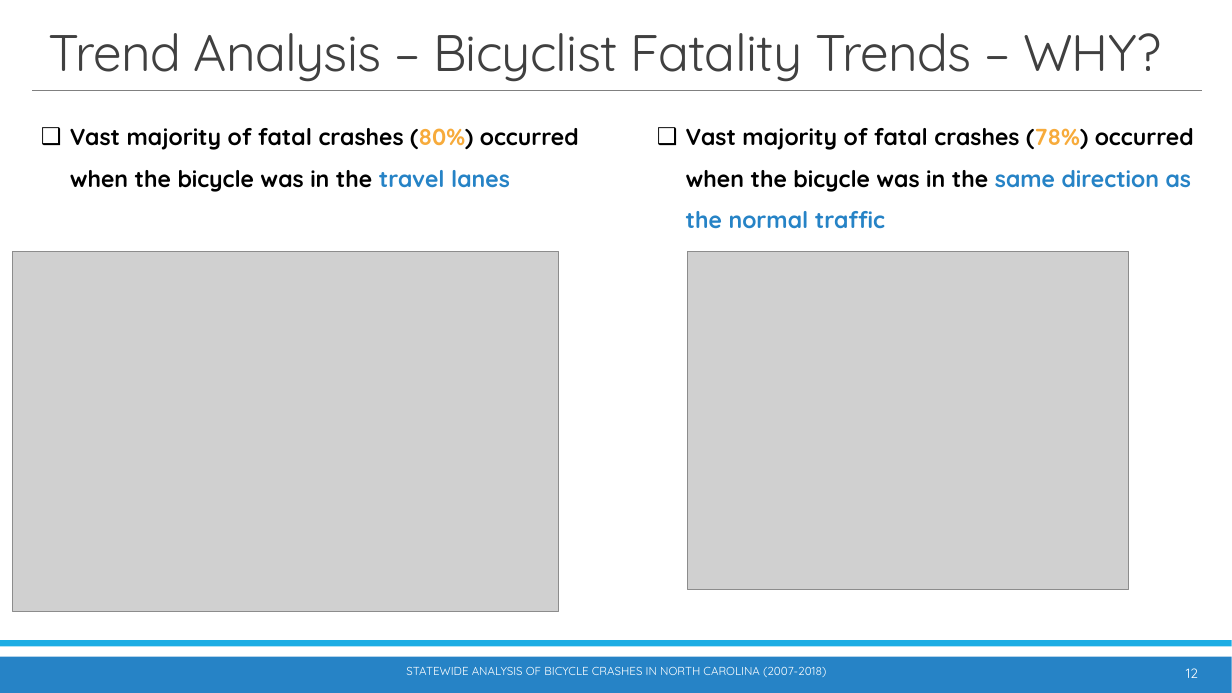
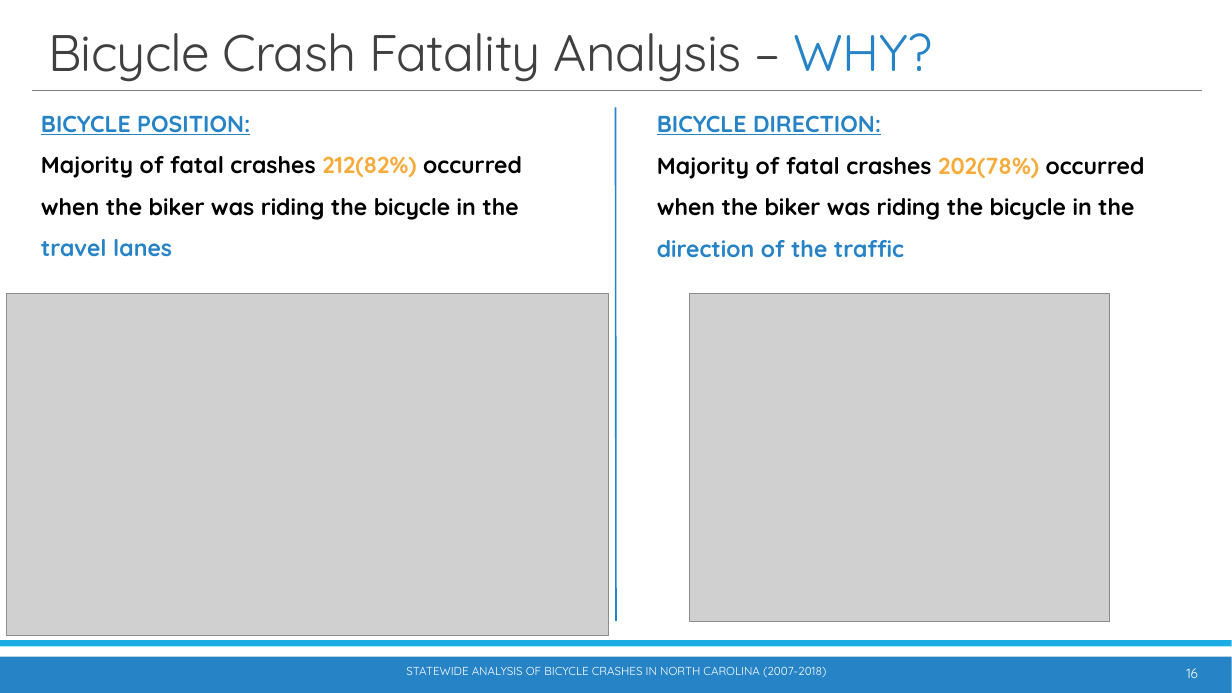
Before and after one commit to waghrayrashi/project-1, a slide deck: slide 16 of Project 1 - Group 2 - Statewide Bicycle Crash Analysis.pptx (slide 12 before the commit). Drawn at 1232x693 pixels with LibreOffice and Linux fonts; fonts in the diff are those of the drawing; grey boxes stand for pictures. Boxes give left, top, right and bottom in pixels: in the first picture for what was removed or moved away, otherwise in the second. Text is boxed around its words. In the diff, an @@ line names an element or a change of style, - is before the commit and + after.

Commit message:
Updated to include total fatalities

```diff
--- a/Project 1 - Group 2 - Statewide Bicycle Crash Analysis.pptx
+++ b/Project 1 - Group 2 - Statewide Bicycle Crash Analysis.pptx
@@ title at (48, 33, 932, 82): text changed @@
-Trend Analysis – Bicyclist Fatality Trends – WHY?
+Bicycle Crash Fatality Analysis – WHY?
@@ text at (41, 115, 522, 257): text changed @@
-❑ Vast majority of fatal crashes (80%) occurred when the bicycle was in the travel lanes
+BICYCLE POSITION:
+Majority of fatal crashes 212(82%) occurred when the biker was riding the bicycle in the travel lanes
@@ line added from (616, 107) to (616, 621), #2683C6 1.25 pt @@
@@ text at (657, 115, 1145, 258): text changed @@
-❑ Vast majority of fatal crashes (78%) occurred when the bicycle was in the same direction as the normal traffic
+BICYCLE DIRECTION:
+Majority of fatal crashes 202(78%) occurred when the biker was riding the bicycle in the direction of the traffic
@@ picture: place and size @@
-picture at (13, 251, 559, 612)
+picture at (6, 294, 609, 636)
@@ picture: place and size @@
-picture at (688, 251, 1129, 590)
+picture at (690, 294, 1110, 622)
@@ page number at (1186, 668, 1198, 678): text changed @@
-12
+16
```
Also in this commit, not shown: 10 other slides changed, 3 slides added, 2 slides removed, 55 other files.
